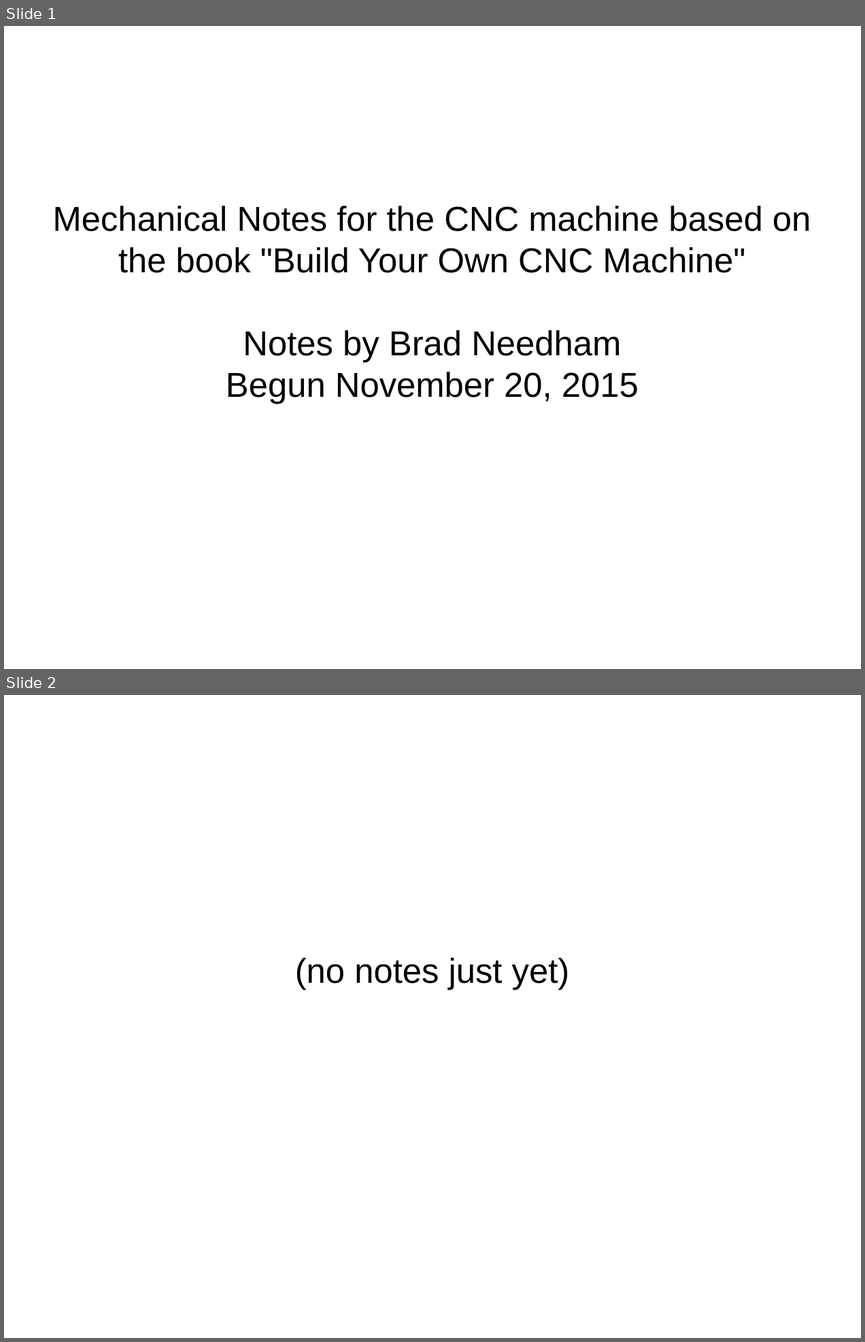
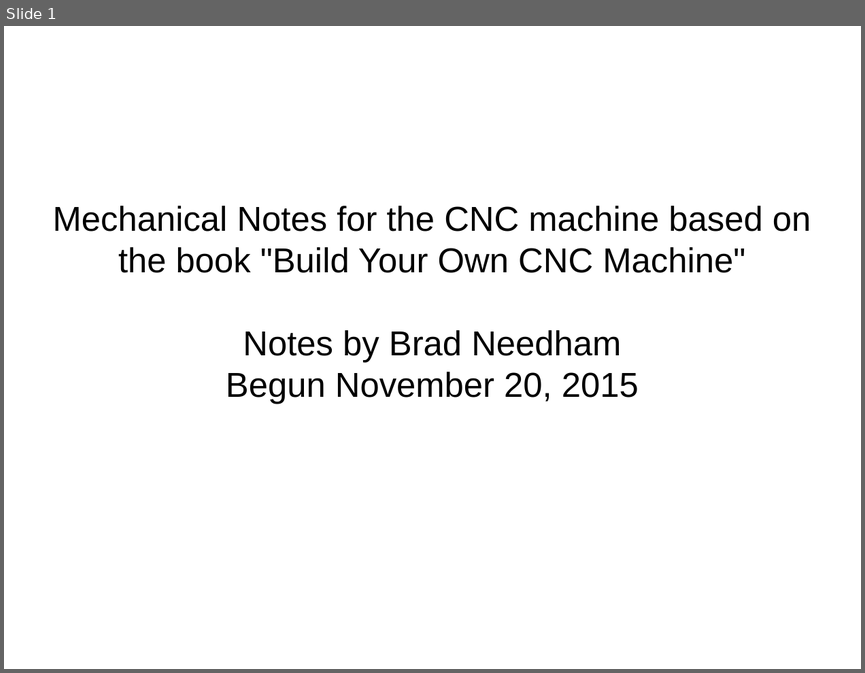
Before and after one commit to bneedhamia/BuildYourOwnCNC, a slide deck: MechanicalNotes.odp. Shown one above the other, each under a label of ours: slides 1 and 2 before the commit, slide 1 after it. The pictures are 865x1342 and 865x673 pixels, drawn with LibreOffice and Linux fonts; fonts in the diff are those of the drawing. Boxes give left, top, right and bottom in pixels: in the first picture for what was removed or moved away, otherwise in the second. Text is boxed around its words. In the diff, an @@ line names an element or a change of style, - is before the commit and + after.

```diff
--- a/MechanicalNotes.odp
+++ b/MechanicalNotes.odp
@@ slide 2 removed at [4,695,861,1338], background #FFFFFF @@
@@ subtitle removed at [295,957,570,990] @@
-(no notes just yet)
```
Also in this commit, not shown: 3 slides added, 2 other files.
